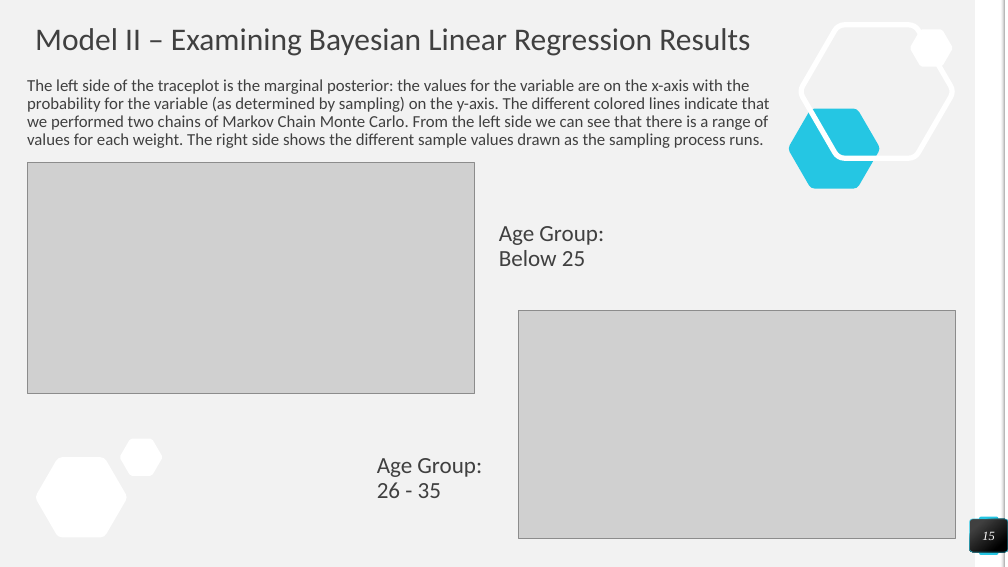
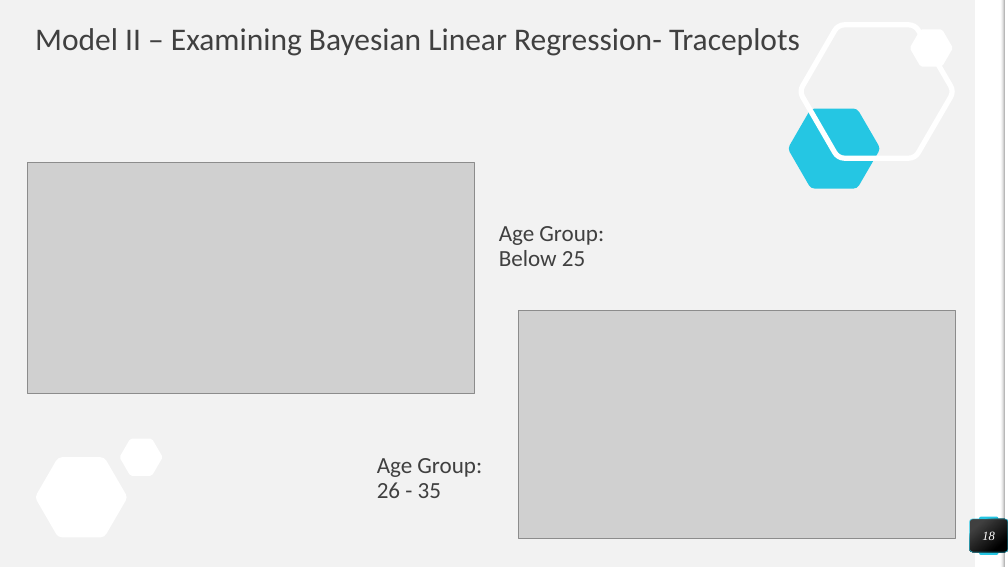
Before and after one commit to nealpatel02/DataScience_Project_3251, a slide deck: slide 18 of Customer Segmentation - Statistics Term Project Presentation - Team 5 - V2.pptx (slide 15 before the commit). Drawn at 1008x567 pixels with LibreOffice and Linux fonts; fonts in the diff are those of the drawing; grey boxes stand for pictures. Boxes give left, top, right and bottom in pixels: in the first picture for what was removed or moved away, otherwise in the second. Text is boxed around its words. In the diff, an @@ line names an element or a change of style, - is before the commit and + after.

```diff
--- a/Customer Segmentation - Statistics Term Project Presentation - Team 5 - V2.pptx
+++ b/Customer Segmentation - Statistics Term Project Presentation - Team 5 - V2.pptx
@@ title at (35, 28, 800, 56): text changed @@
-Model II – Examining Bayesian Linear Regression Results
+Model II – Examining Bayesian Linear Regression- Traceplots
@@ text removed at (27, 79, 770, 148) @@
-The left side of the traceplot is the marginal posterior: the values for the variable are on the x-axis with the probability for the variable (as determined by sampling) on the y-axis. The different colored lines indicate that we performed two chains of Markov Chain Monte Carlo. From the left side we can see that there is a range of values for each weight. The right side shows the different sample values drawn as the sampling process runs.
@@ page number at (982, 531, 995, 540): text changed @@
-15
+18
```
Also in this commit, not shown: 19 other slides changed, 3 slides added, 1 slide removed.
